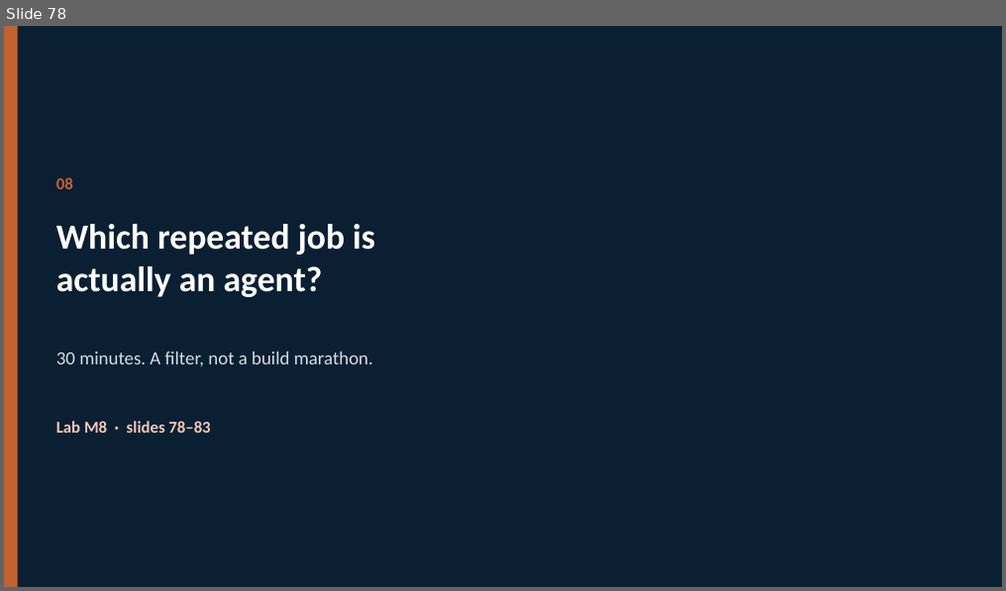
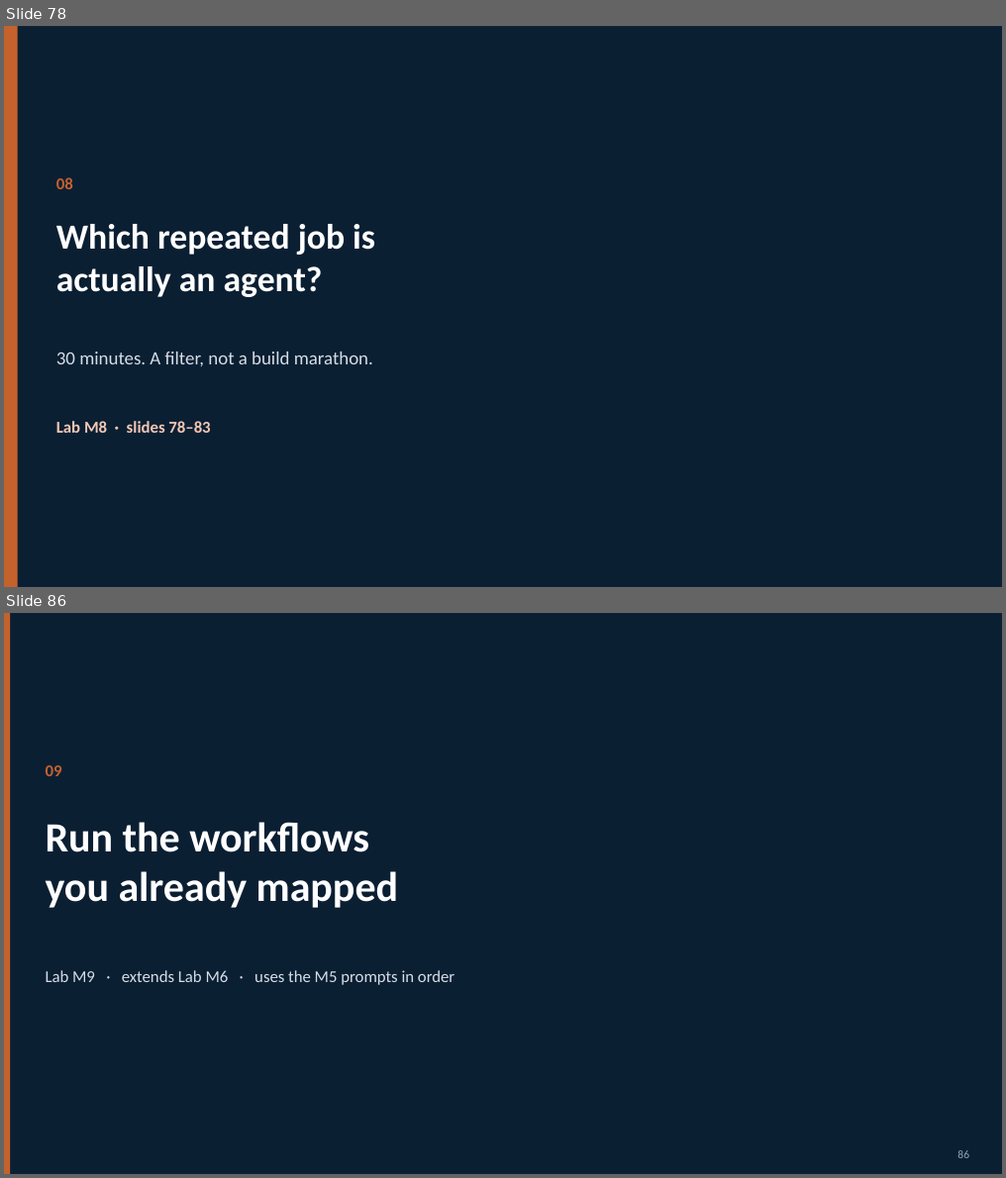
Before and after one commit to vikash-verma-profile/copiolot-bajaj-Tech, a slide deck: content/Copilot.pptx. Shown one above the other, each under a label of ours: slide 78 before the commit, slides 78 and 86 after it; the slides between them are not shown. The pictures are 1006x591 and 1006x1178 pixels, drawn with LibreOffice and Linux fonts; fonts in the diff are those of the drawing. Boxes give left, top, right and bottom in pixels: in the first picture for what was removed or moved away, otherwise in the second. Text is boxed around its words. In the diff, an @@ line names an element or a change of style, - is before the commit and + after.

```diff
--- a/content/Copilot.pptx
+++ b/content/Copilot.pptx
@@ slide 86 added at bbox=[4, 613, 1002, 1174], background #0B1F33 @@
@@ rectangle added at bbox=[4, 613, 10, 1174], fill #C4622D @@
@@ text added at bbox=[46, 765, 62, 776], 16 pt, text #C4622D, bold @@
+09
@@ text added at bbox=[46, 822, 399, 908], 40 pt, text #FFFFFF, bold @@
+Run the workflows
+you already mapped
@@ text added at bbox=[46, 970, 454, 985], 16 pt, text #D5DDE6 @@
+Lab M9 · extends Lab M6 · uses the M5 prompts in order
@@ text added at bbox=[957, 1151, 969, 1158], 11 pt, text #8FA4B8 @@
+86
```
Also in this commit, not shown: 68 slides changed, 31 other slides added, 8 other files.
